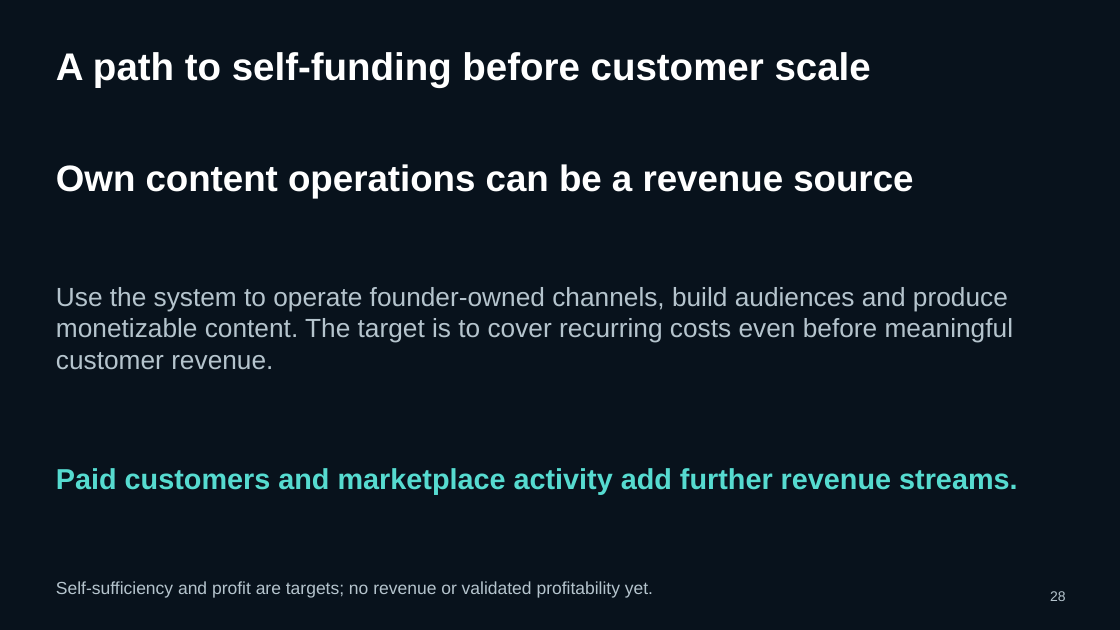
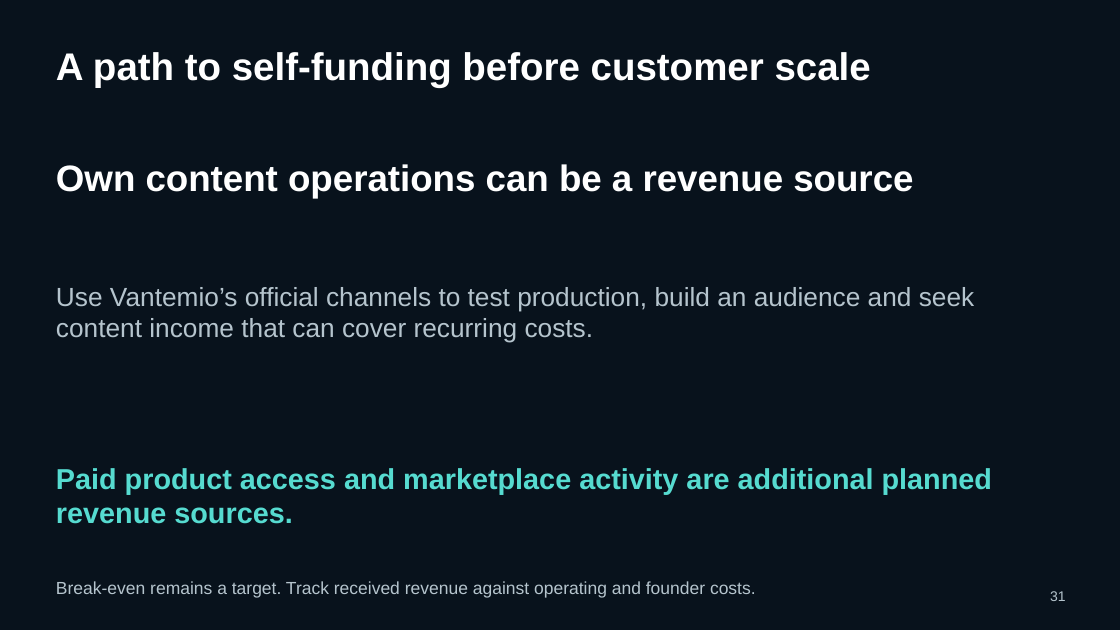
Before and after one commit to pavlichuckcrypt-maker/Vantemio, a slide deck: slide 31 of docs/pitch/Vantemio_Presentation_2026-10-05.pptx (slide 28 before the commit). Drawn at 1120x630 pixels with LibreOffice and Linux fonts; fonts in the diff are those of the drawing. Boxes give left, top, right and bottom in pixels: in the first picture for what was removed or moved away, otherwise in the second. Text is boxed around its words. In the diff, an @@ line names an element or a change of style, - is before the commit and + after.

Commit message:
Update Vantemio pitch and funding scenarios
8 October 2026 presentation: current development status, deployment profiles, Market service acceptance, Donations and planned AI avatars, $150k solo / $400k team funding and DGX Spark AI offload. Preserve stable pitch paths. Expected performance improvements are validation targets.

```diff
--- a/docs/pitch/Vantemio_Presentation_2026-10-05.pptx
+++ b/docs/pitch/Vantemio_Presentation_2026-10-05.pptx
@@ text at [56,287,974,343]: text changed @@
-Use the system to operate founder-owned channels, build audiences and produce monetizable content. The target is to cover recurring costs even before meaningful customer revenue.
+Use Vantemio’s official channels to test production, build an audience and seek content income that can cover recurring costs.
@@ text at [56,468,992,524]: text changed @@
-Paid customers and marketplace activity add further revenue streams.
+Paid product access and marketplace activity are additional planned revenue sources.
@@ text at [56,581,756,598]: text changed @@
-Self-sufficiency and profit are targets; no revenue or validated profitability yet.
+Break-even remains a target. Track received revenue against operating and founder costs.
@@ text at [1050,591,1066,601]: text changed @@
-28
+31
```
Also in this commit, not shown: 27 other slides changed, 8 slides added, 5 slides removed, 1 other file.
